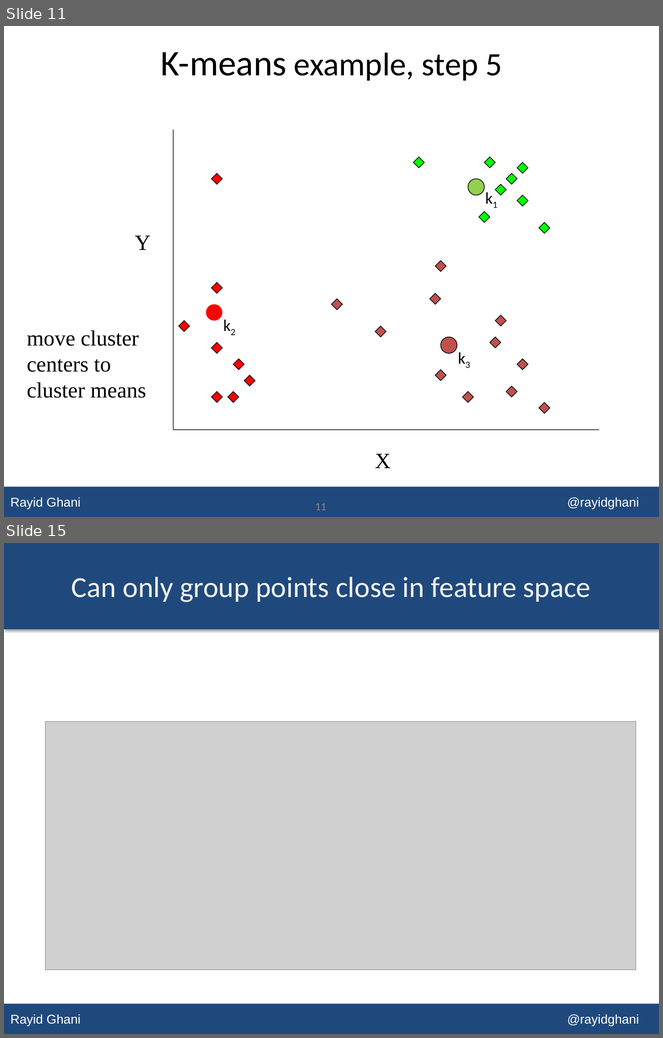
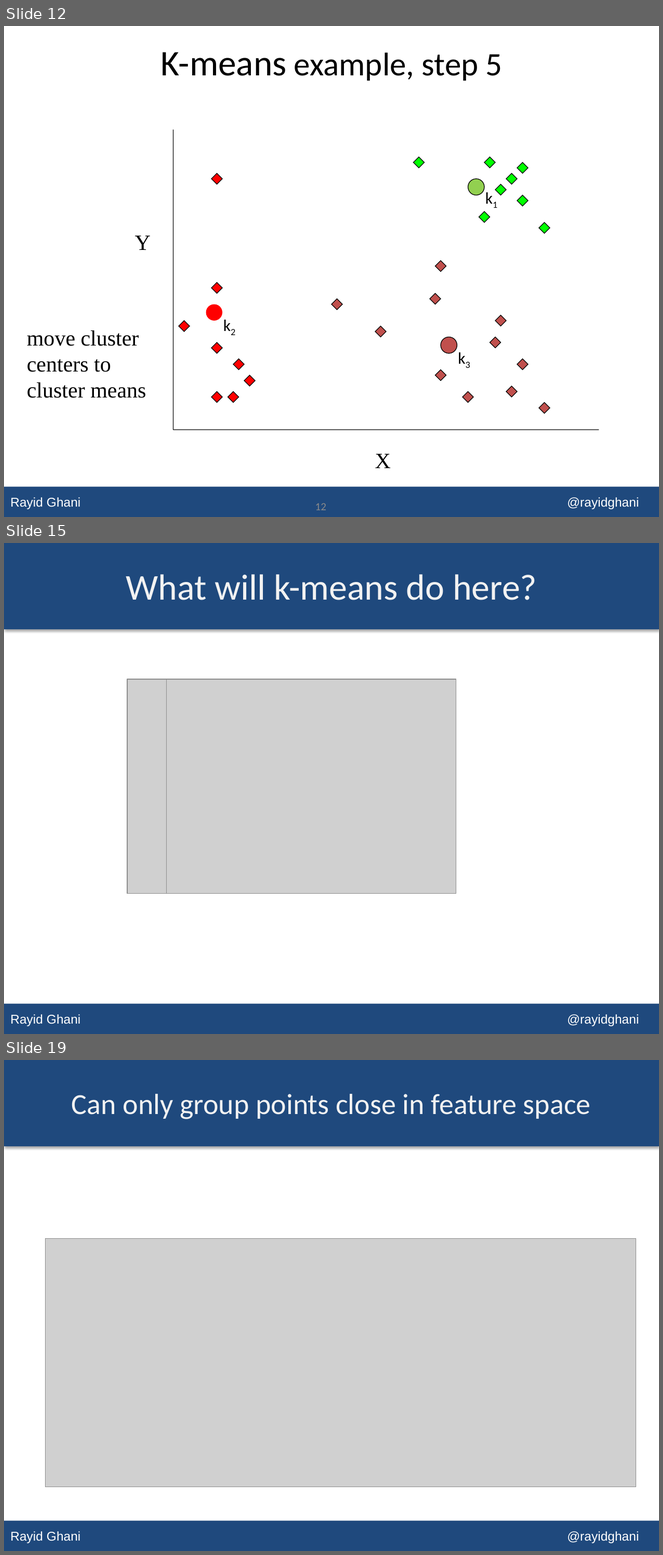
Before and after one commit to dssg/MLforPublicPolicy, a slide deck: Lectures/Lecture 09 - Unsupervised Learning.pptx. Shown one above the other, each under a label of ours: slides 11 and 15 before the commit, slides 12, 15 and 19 after it; the slides between them are not shown. The pictures are 663x1038 and 663x1555 pixels, drawn with LibreOffice and Linux fonts; fonts in the diff are those of the drawing; grey boxes stand for pictures. Boxes give left, top, right and bottom in pixels: in the first picture for what was removed or moved away, otherwise in the second. Text is boxed around its words. In the diff, an @@ line names an element or a change of style, - is before the commit and + after.

```diff
--- a/Lectures/Lecture 09 - Unsupervised Learning.pptx
+++ b/Lectures/Lecture 09 - Unsupervised Learning.pptx
@@ slide 15 added at <box>4,543,659,1034</box>, background #FFFFFF; not listed: 2 template elements that a slide beside it also shows @@
@@ title added at <box>126,574,537,600</box>, 40 pt, text #F2F2F2 @@
+What will k-means do here?
@@ picture added at <box>127,679,395,893</box> @@
@@ picture added at <box>166,679,456,893</box> @@
@@ what was slide 11 is now slide 12 @@
@@ page number at <box>315,503,326,511</box>: text changed @@
-11
+12
@@ what was slide 15 is now slide 19 @@
```
Also in this commit, not shown: 7 slides changed, 7 other slides added, 2 slides removed.
